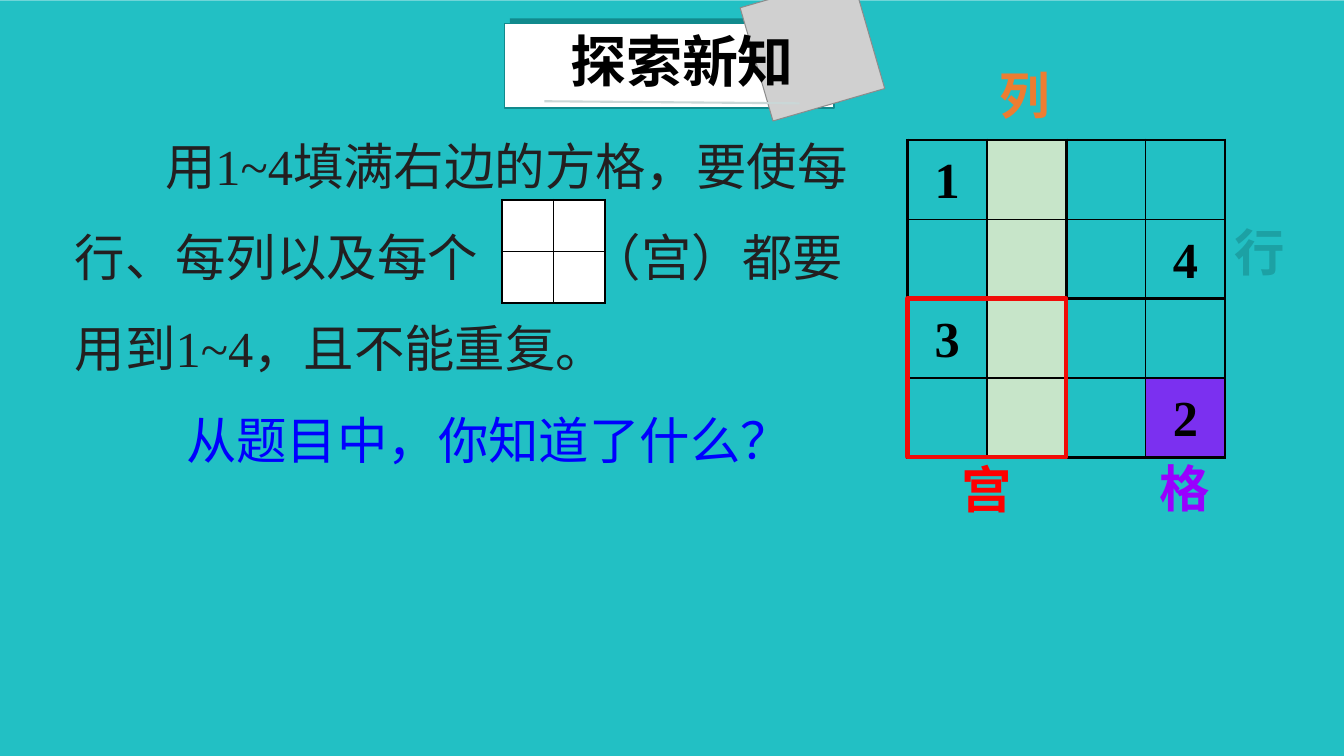
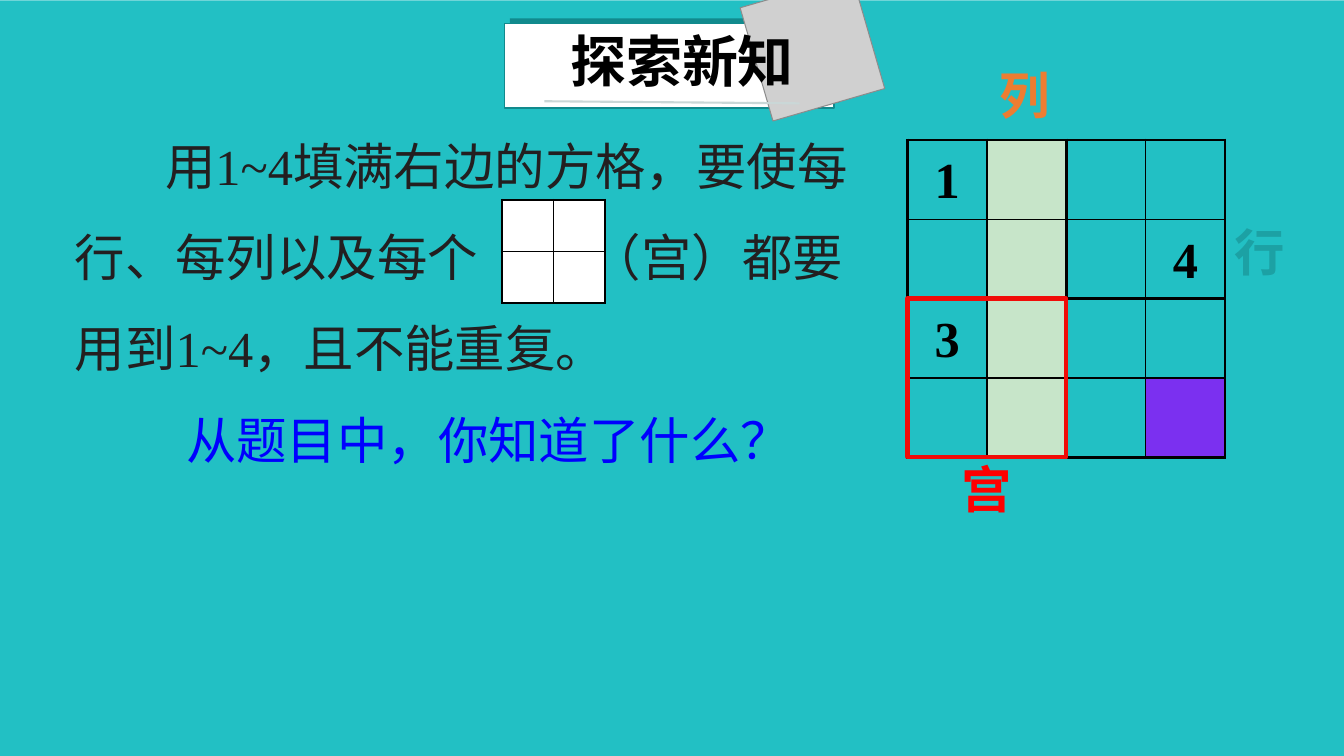
Before and after one commit to Camellia895/Camellia895.github.io, a slide deck: slide 4 of docs/教学/实习/汇报课-二年级下-数独游戏/数独游戏.pptx. Drawn at 1344x756 pixels with LibreOffice and Linux fonts; fonts in the diff are those of the drawing; grey boxes stand for pictures; background and template pictures are left out. Boxes give left, top, right and bottom in pixels: in the first picture for what was removed or moved away, otherwise in the second. Text is boxed around its words. In the diff, an @@ line names an element or a change of style, - is before the commit and + after.

```diff
--- a/docs/教学/实习/汇报课-二年级下-数独游戏/数独游戏.pptx
+++ b/docs/教学/实习/汇报课-二年级下-数独游戏/数独游戏.pptx
@@ table at bbox=[907, 140, 1226, 458] @@
-row 4, column 4: 2
+row 4, column 4: 
@@ text removed at bbox=[1159, 456, 1209, 512] @@
-格
```
Also in this commit, not shown: 4 other slides changed, 12 other files.
